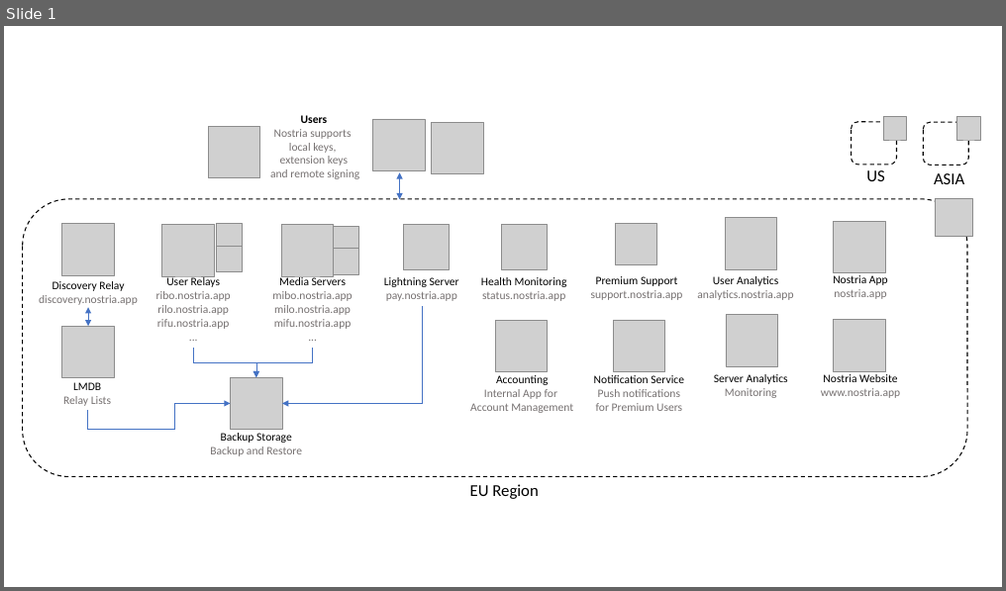
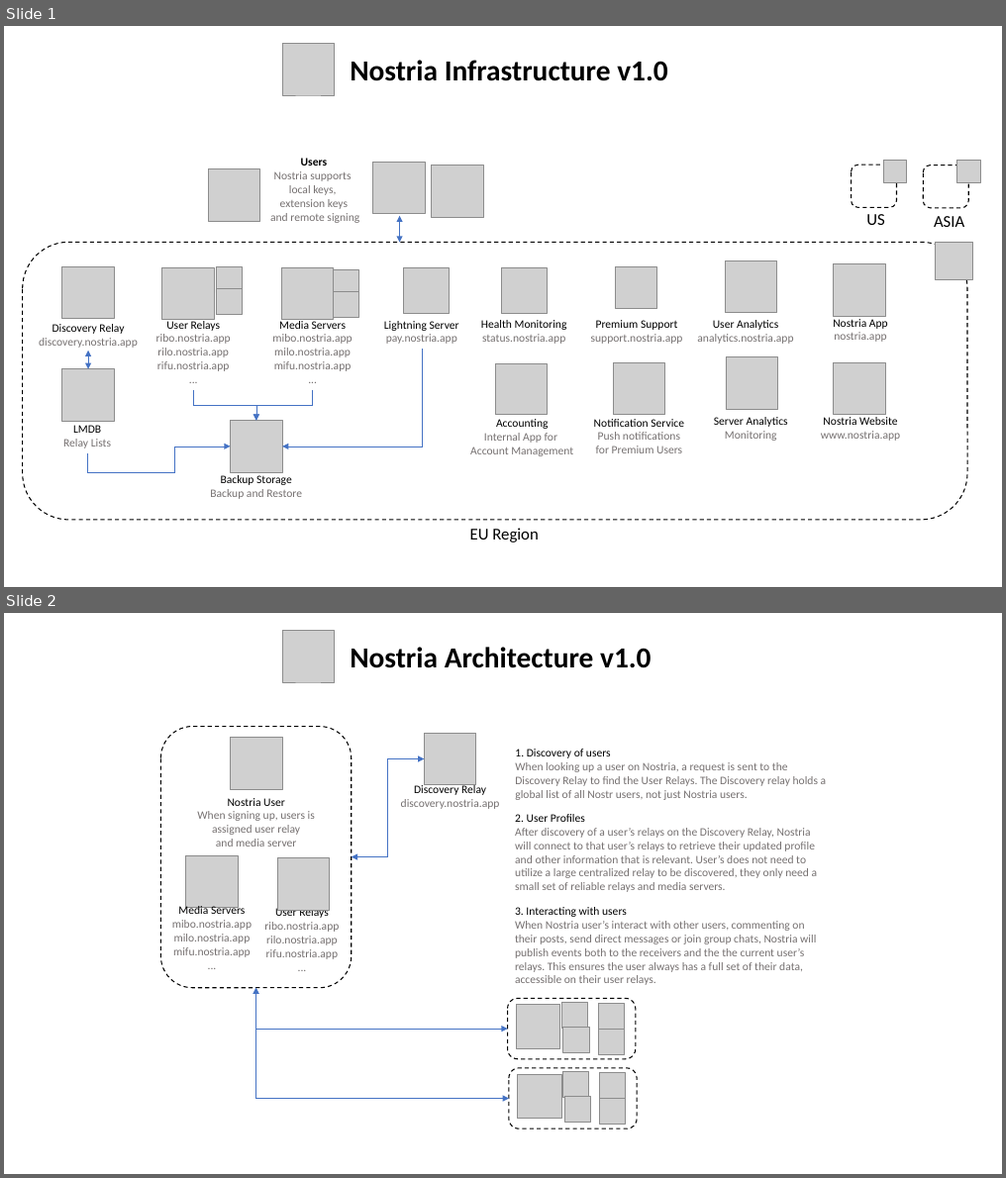
Before and after one commit to nostria-app/nostria-infrastructure, a slide deck: docs/nostria-infrastructure.pptx. Shown one above the other, each under a label of ours: slide 1 before the commit, slides 1 and 2 after it. The pictures are 1006x591 and 1006x1178 pixels, drawn with LibreOffice and Linux fonts; fonts in the diff are those of the drawing; grey boxes stand for pictures. Boxes give left, top, right and bottom in pixels: in the first picture for what was removed or moved away, otherwise in the second. Text is boxed around its words. In the diff, an @@ line names an element or a change of style, - is before the commit and + after.

Commit message:
Add Status App and diagrams

```diff
--- a/docs/nostria-infrastructure.pptx
+++ b/docs/nostria-infrastructure.pptx
@@ slide 2 added at box(4, 613, 1002, 1174), background #FFFFFF @@
@@ picture added at box(282, 631, 334, 682) @@
@@ text added at box(350, 647, 650, 668), 28 pt, text #000000, bold @@
+Nostria Architecture v1.0
@@ rounded rectangle added at box(161, 726, 351, 988), fill #FFFFFF, outline #000000 1 pt dashed @@
@@ picture added at box(230, 738, 282, 789) @@
@@ elbow double arrow added from (351, 858) to (424, 759), #4472C4 0.5 pt @@
@@ picture added at box(424, 733, 475, 784) @@
@@ text added at box(515, 749, 827, 800), 11 pt, text #767171 @@
+1. Discovery of users
+When looking up a user on Nostria, a request is sent to the Discovery Relay to find the User Relays. The Discovery relay holds a global list of all Nostr users, not just Nostria users.
@@ text added at box(401, 784, 500, 809), 11 pt, text #767171 @@
+Discovery Relay
+discovery.nostria.app
@@ text added at box(197, 798, 315, 847), 11 pt, text #767171 @@
+Nostria User
+When signing up, users is
+assigned user relay
+and media server
@@ text added at box(515, 814, 818, 892), 11 pt, text #767171 @@
+2. User Profiles
+After discovery of a user’s relays on the Discovery Relay, Nostria will connect to that user’s relays to retrieve their updated profile and other information that is relevant. User’s does not need to utilize a large centralized relay to be discovered, they only need a small set of reliable relays and media servers.
@@ picture added at box(186, 856, 238, 907) @@
@@ picture added at box(277, 858, 329, 909) @@
@@ text added at box(172, 905, 252, 958), 11 pt, text #767171 @@
+Media Servers
+mibo.nostria.app
+milo.nostria.app
+mifu.nostria.app
+...
@@ text added at box(264, 907, 339, 959), 11 pt, text #767171 @@
+User Relays
+ribo.nostria.app
+rilo.nostria.app
+rifu.nostria.app
+...
@@ text added at box(515, 907, 816, 985), 11 pt, text #767171 @@
+3. Interacting with users
+When Nostria user’s interact with other users, commenting on their posts, send direct messages or join group chats, Nostria will publish events both to the receivers and the the current user’s relays. This ensures the user always has a full set of their data, accessible on their user relays.
@@ elbow double arrow added from (508, 1029) to (256, 988), #4472C4 0.5 pt @@
@@ elbow double arrow added from (509, 1099) to (256, 988), #4472C4 0.5 pt @@
@@ rounded rectangle added at box(508, 998, 636, 1059), fill #FFFFFF, outline #000000 1 pt dashed @@
@@ picture added at box(516, 1004, 560, 1049) @@
@@ picture added at box(561, 1002, 588, 1029) @@
@@ picture added at box(563, 1027, 589, 1054) @@
@@ picture added at box(598, 1004, 625, 1030) @@
@@ picture added at box(598, 1029, 625, 1056) @@
@@ rounded rectangle added at box(509, 1068, 637, 1129), fill #FFFFFF, outline #000000 1 pt dashed @@
@@ picture added at box(518, 1074, 561, 1118) @@
@@ picture added at box(563, 1072, 589, 1098) @@
@@ picture added at box(600, 1073, 626, 1100) @@
@@ picture added at box(564, 1096, 591, 1123) @@
@@ picture added at box(600, 1099, 626, 1125) @@
@@ slide 1 changed as well @@
@@ picture added at box(282, 44, 334, 95) @@
@@ text added at box(350, 60, 667, 81), 28 pt, text #000000, bold @@
+Nostria Infrastructure v1.0
@@ 24 pictures, 18 texts, 4 elbow arrows, 3 rounded rectangles, 2 double arrows: place and size @@
-24 pictures, 18 texts, 4 elbow arrows, 3 rounded rectangles, 2 double arrows at box(23, 115, 981, 499)
+24 pictures, 18 texts, 4 elbow arrows, 3 rounded rectangles, 2 double arrows at box(23, 158, 981, 543)
```
Also in this commit, not shown: 4 other files.
